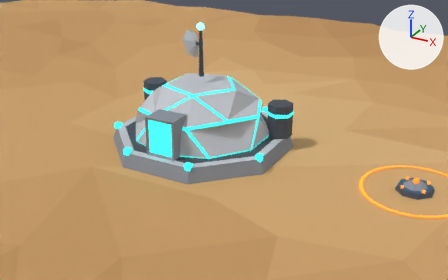
The Blender file ArtSource/Blender/world.blend as it was, and as the next commit left it.
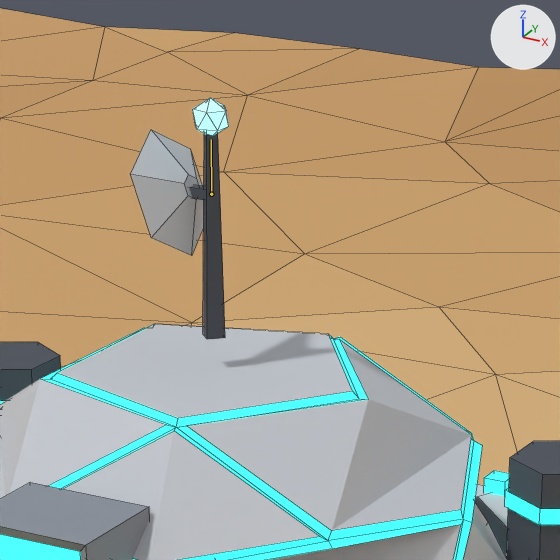
Old and new are each drawn from a 50 mm lens placed at (6.28, -10.46, 5.39), pointed at (0.78, -0.45, 0.38) and again close up on the part from 34% to 62% of the width and 0% to 45% of the height. Arrows for +X, +Y and +Z are at upper right; the lights stay in place. The last two pictures show the newer version. Both versions are drawn at frame 13 of the action 'Idle'; the numbers are the values there. The bones that change, and the others that lie on the model, are drawn over the model as lines in the close-ups. The close-ups show mesh edges as thin lines.

In view in the first close-up: 'Arena', 'Dome_Dish', 'Dome_Door', 'Dome_Mast', 'Dome_Plinth', 'Dome_Shell', 'Dome_Tanks', 'Dome_Tip'.
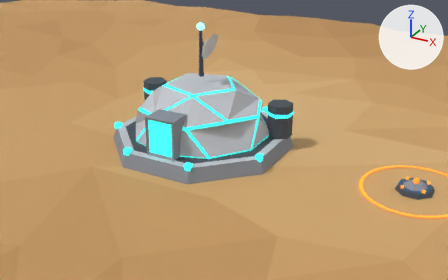
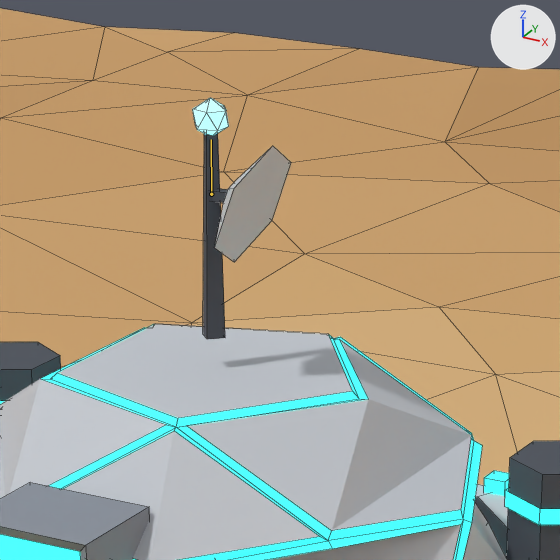
Boxes (x1, y1, x2, y2) around the edits, measured in the close-ups (560 x 560 px):
```json
{"object": "Dome_Dish", "change": "posed", "before": [130, 129, 206, 256], "after": [212, 146, 291, 262], "on screen": "9% shorter"}
```

Scene script edits in JSON lines:
```json
{"block": "bone_dish", "where": "bone_dish = bpy.data.objects['Dome'].pose.bones['Dish']  # child of 'Root'"}
{"op": "set", "path": "bone_dish.rotation_quaternion", "old": "(0.707, 0.0, 0.707, 0.0)", "new": "(0.707, 0.0, -0.707, 0.0)", "note": "degrees (0, 90, 0) -> degrees (0, -90, 0)"}
```
